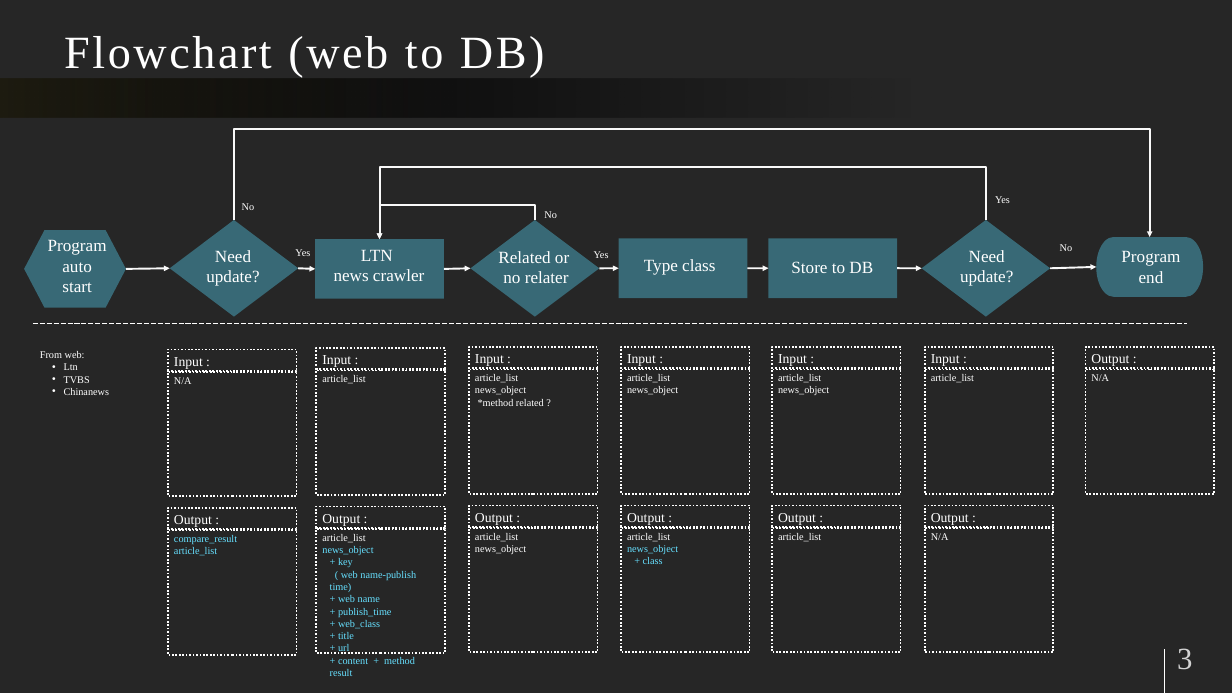
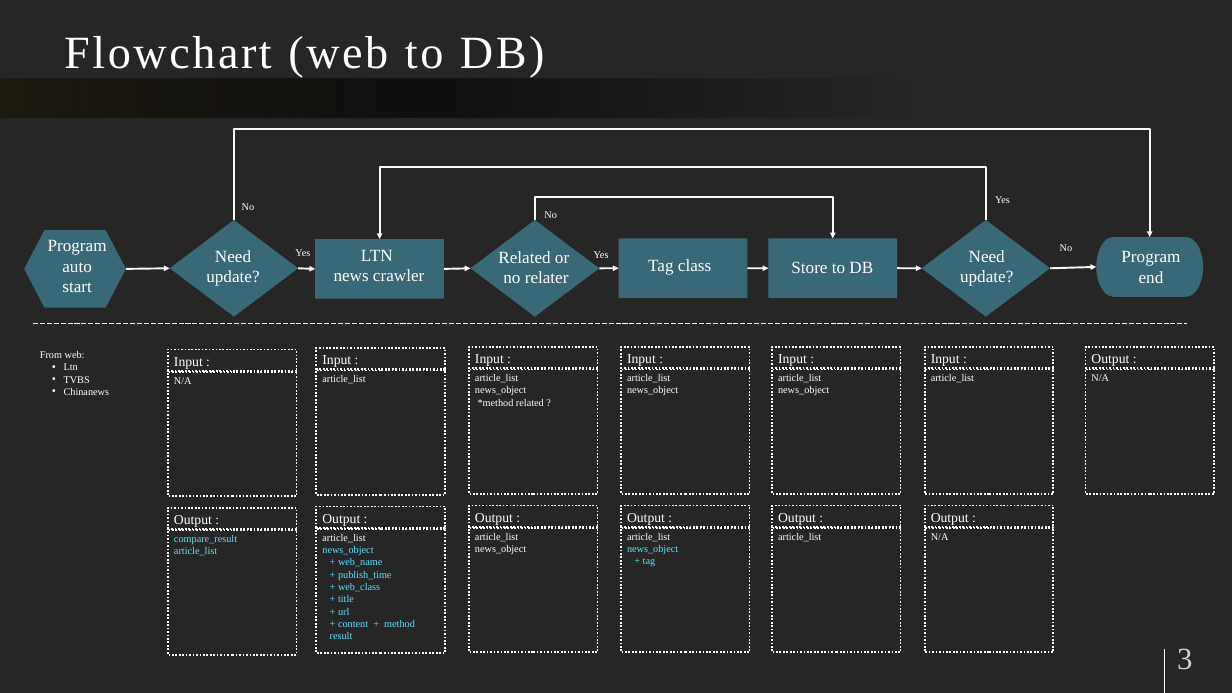
Before and after one commit to Hua-cin/Banana_project_news_web, a slide deck: slide 3 of Banana_project_news_web.pptx. Drawn at 1232x693 pixels with LibreOffice and Linux fonts; fonts in the diff are those of the drawing. Boxes give left, top, right and bottom in pixels: in the first picture for what was removed or moved away, otherwise in the second. Text is boxed around its words. In the diff, an @@ line names an element or a change of style, - is before the commit and + after.

Commit message:
modify-web name change to web_name and modify related loop

```diff
--- a/Banana_project_news_web.pptx
+++ b/Banana_project_news_web.pptx
@@ elbow arrow moved from (535, 220) - (379, 239) to (535, 220) - (833, 238) @@
@@ text at box(648, 259, 711, 275): text changed @@
-Type class
+Tag class
@@ text in rectangle at box(338, 558, 382, 567): text changed @@
-  + key
-  ( web name-publish time)
-  + web name
+  + web_name
@@ text in rectangle at box(643, 558, 656, 566): text changed @@
-  + class
+  + tag
```
Also in this commit, not shown: 2 other slides changed.
